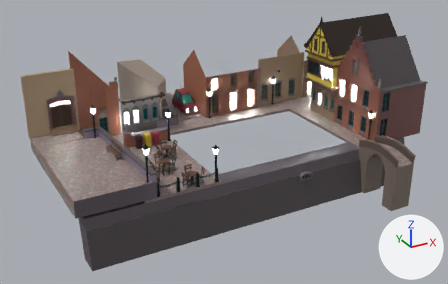
The FBX model Assets/_/_ART/_3D/3DModels/Level/3D_lvl01.fbx, before and after one commit.
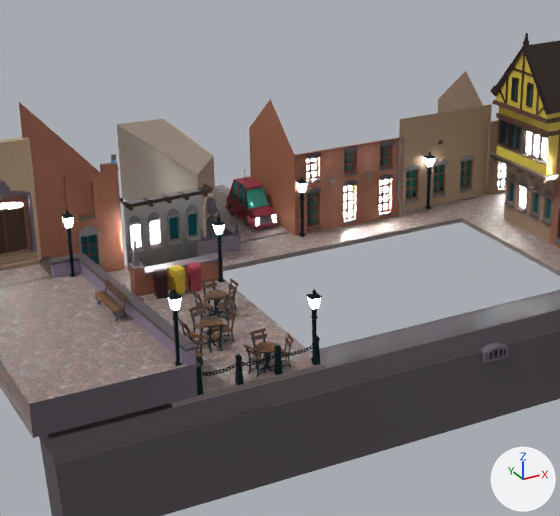
Each version appears first whole from a camera (50 mm lens) standing at (-33.5, -46.0, 32.3) and looking at (-6.2, 3.6, 7.4), and next in a close-up on the part from 13% to 76% of the width and 0% to 91% of the height. Arrows for +X, +Y and +Z are at lower right; the lights stay in place. Where no turn or scale is listed for an object, it has been applied to the vertices.
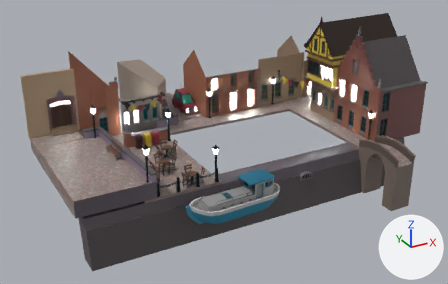
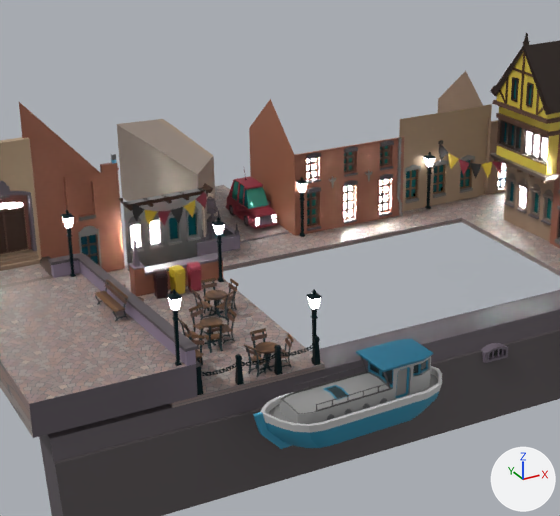
Where the change shows, as pixel boxes [x1, y1, x2, y2] in the close-ups (560 x 516 px):
```json
{"object": "Cube.018", "change": "added", "after": [253, 339, 442, 449]}
{"object": "Cube.012", "change": "added", "after": [132, 191, 207, 226]}
{"object": "Cube.041", "change": "added", "after": [439, 144, 503, 179]}
```

Edits to the scene script, one JSON object a line:
```json
{"op": "add", "block": "me_cube_002", "code": ["me_cube_002 = bpy.data.meshes.new('Cube.002')", "me_cube_002.from_pydata(...)  # 73 vertices, 36 faces; spans x -1.94..1.93, y 0.0, z -0.64..0.82", "me_cube_002.materials.append(mat_mat_decore_gradient)  # picture img_gradient_decore_png"]}
{"op": "add", "block": "me_cube_004", "code": ["me_cube_004 = bpy.data.meshes.new('Cube.004')", "me_cube_004.from_pydata(...)  # 73 vertices, 36 faces; spans x -0.77..0.76, y -1.93..1.95, z -0.7..0.88", "me_cube_004.materials.append(mat_mat_decore_gradient)  # picture img_gradient_decore_png"]}
{"op": "add", "block": "me_cube_003", "code": ["me_cube_003 = bpy.data.meshes.new('Cube.003')", "me_cube_003.from_pydata(...)  # 880 vertices, 780 faces; spans x -4.39..4.49, y -1.2..1.9, z -1.68..1.18", "me_cube_003.materials.append(mat_mat_decore_gradient)  # picture img_gradient_decore_png"]}
{"op": "add", "block": "ob_cube_012", "code": ["ob_cube_012 = bpy.data.objects.new('Cube.012', me_cube_002)", "ob_cube_012.location = (-12.8, 7.69, 11.09)"]}
{"op": "add", "block": "ob_cube_041", "code": ["ob_cube_041 = bpy.data.objects.new('Cube.041', me_cube_004)", "ob_cube_041.location = (4.68, 7.48, 10.8)"]}
{"op": "add", "block": "ob_cube_018", "code": ["ob_cube_018 = bpy.data.objects.new('Cube.018', me_cube_003)", "ob_cube_018.location = (-11.22, -7.53, 7.86)"]}
```
